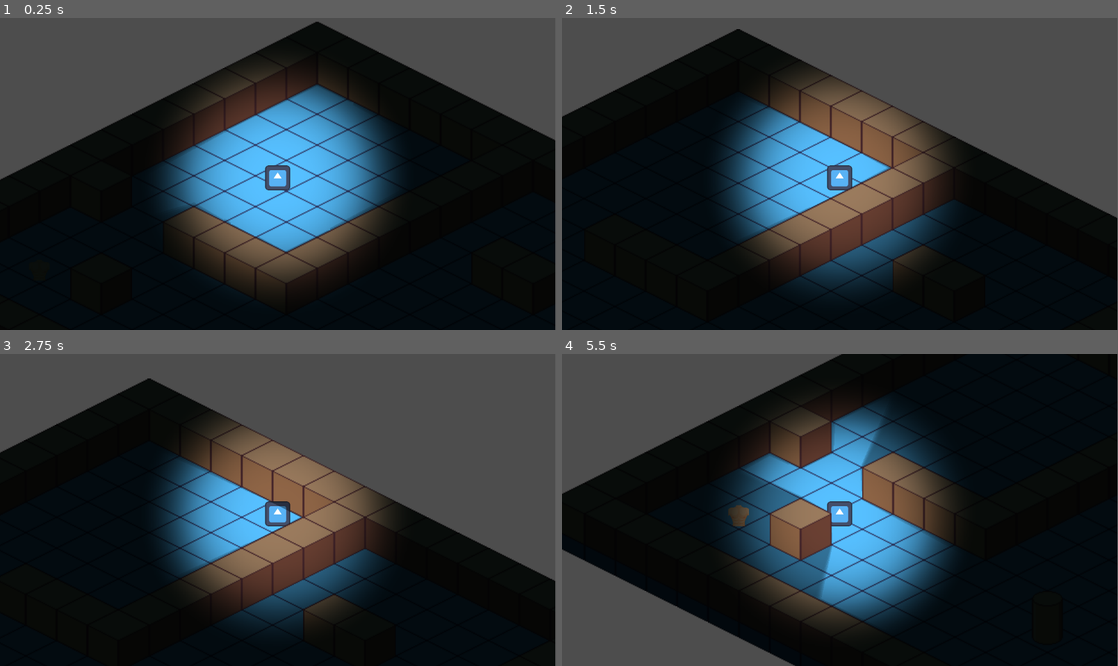
Above: before the commit, frames 1-4 (two rows, left to right).
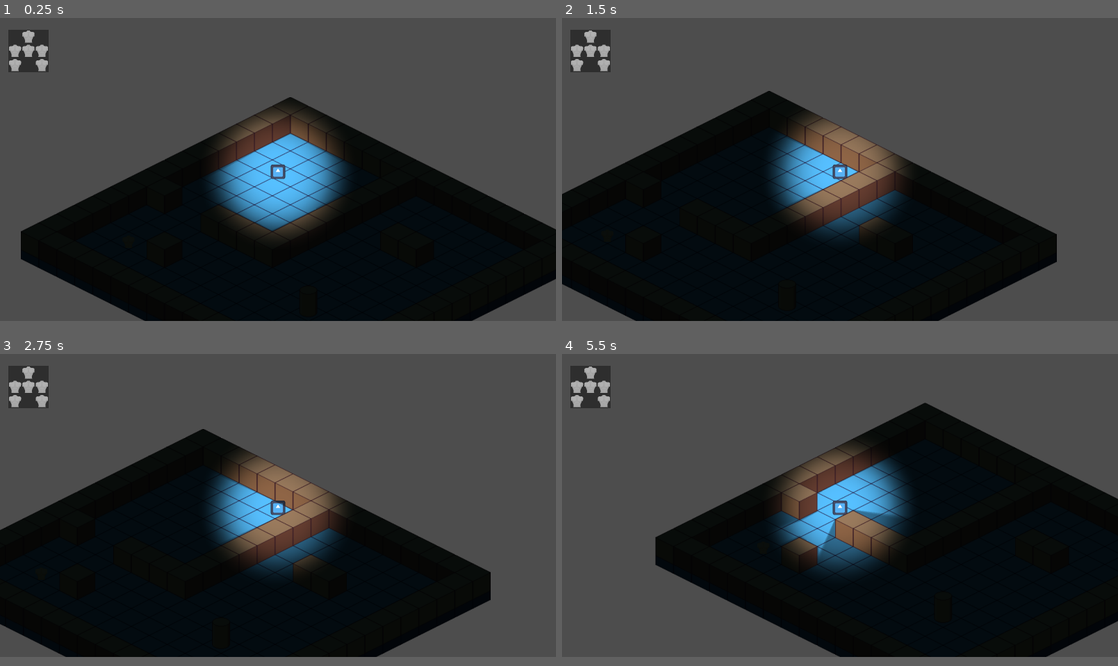
Above: after the commit, the same moments.

Repository: ekaktusz/screamjam2024
Game: Godot game, scene res://Scenes/main.tscn
The game is run twice, just before and just after one commit, with the same random seed, the same clock (stepped at 60 frames per second) and the same inputs. The engine's default icon, where the game draws it, is replaced by a stand-in: a white triangle on a blue panel in a dark square.
Inputs:
- Up to frame 1 (0.25 s): no input
- Up to frame 2 (1.5 s): tap Enter at 0.5 s; hold Right (ui_right) 0.53-1.28 s; hold E (interact) 0.53-1.28 s; hold Down (ui_down) from 1.28 s (still down); tap E (interact) at 1.35 s
- Up to frame 3 (2.75 s): tap Space at 2 s; release Down (ui_down) at 2.03 s; hold Right (ui_right) from 2.03 s (still down); hold E (interact) from 2.03 s (still down)
- Up to frame 4 (5.5 s): tap Enter at 2.75 s; release Right (ui_right) at 2.78 s; release E (interact) at 2.78 s; hold Up (ui_up) 2.78-3.53 s; tap E (interact) at 2.85, 4.35 s; hold E (interact) 3.53-4.28 s; hold Left (ui_left) 3.53-5.03 s; hold Down (ui_down) from 5.03 s (still down); hold E (interact) from 5.03 s (still down)
In our replay, the window is 799x449 before the commit and 800x436 after it. These sizes can differ from the game's own. Grey fills any space a smaller window leaves; there, only what the larger window draws over its background counts as a difference.

The runs differ from the first frame. In frame 1, 46% of the frame differs, in the area x 0-100%, y 1-98%; in frame 2, 41%; in frame 3, 34%; in frame 4, 54%, in the area x 0-100%, y 0-100%.

Commit message:
inventory started

Diff:
--- /dev/null
+++ b/Scenes/Inventory/BodyParts/bodypart.gd
@@ -0,0 +1,17 @@
+extends Node
+
+class_name Bodypart
+
+var bodypart: String
+var is_collected: bool
+
+func _init(part_name: String = "", collected: bool = false):
+	bodypart = part_name
+	is_collected = collected
+
+func get_bodypart() -> String:
+	return bodypart
+
+##todo delete this
+func _to_string():
+	return "{ValueA: %s, ValueB: %s}" % [bodypart, is_collected]
--- /dev/null
+++ b/Scenes/Inventory/Inventory.tscn
@@ -0,0 +1,52 @@
+[gd_scene load_steps=3 format=3 uid="uid://bemdgdebmeocr"]
+
+[ext_resource type="Script" path="res://Scenes/Inventory/inventory.gd" id="1_22qny"]
+[ext_resource type="Texture2D" uid="uid://dean21qahm4" path="res://Scenes/Inventory/BodyParts/bodypart_black_and_white.png" id="1_ccom8"]
+
+[node name="Inventory" type="Control"]
+layout_mode = 3
+anchors_preset = 0
+script = ExtResource("1_22qny")
+
+[node name="PanelContainer" type="PanelContainer" parent="."]
+offset_right = 716.0
+offset_bottom = 755.0
+
+[node name="GridContainer" type="GridContainer" parent="PanelContainer"]
+layout_mode = 2
+columns = 3
+
+[node name="TextureRect" type="TextureRect" parent="PanelContainer/GridContainer"]
+layout_mode = 2
+
+[node name="Head" type="TextureRect" parent="PanelContainer/GridContainer"]
+layout_mode = 2
+texture = ExtResource("1_ccom8")
+
+[node name="TextureRect3" type="TextureRect" parent="PanelContainer/GridContainer"]
+layout_mode = 2
+
+[node name="RightArm" type="TextureRect" parent="PanelContainer/GridContainer"]
+layout_mode = 2
+texture = ExtResource("1_ccom8")
+
+[node name="Body" type="TextureRect" parent="PanelContainer/GridContainer"]
+layout_mode = 2
+texture = ExtResource("1_ccom8")
+
+[node name="LeftArm" type="TextureRect" parent="PanelContainer/GridContainer"]
+layout_mode = 2
+texture = ExtResource("1_ccom8")
+
+[node name="RightLeg" type="TextureRect" parent="PanelContainer/GridContainer"]
+layout_mode = 2
+texture = ExtResource("1_ccom8")
+
+[node name="Empty" type="TextureRect" parent="PanelContainer/GridContainer"]
+light_mask = 2
+visibility_layer = 2
+layout_mode = 2
+
+[node name="LeftLeg" type="TextureRect" parent="PanelContainer/GridContainer"]
+layout_mode = 2
+texture = ExtResource("1_ccom8")
--- /dev/null
+++ b/Scenes/Inventory/inventory.gd
@@ -0,0 +1,19 @@
+extends Control
+
+var inventory: Array[Bodypart] = [
+	Bodypart.new("Head", false),
+	Bodypart.new("Torso", false),
+	Bodypart.new("RightArm", false),
+	Bodypart.new("LeftArm", false),
+	Bodypart.new("RightLeg", false),
+	Bodypart.new("LeftLeg", false),
+]
+
+func collect_item(name: String):
+	for part in inventory:
+		if part.get_bodypart() == name:
+			part.is_collected = true
+
+			print("%s has been collected." % name)
+			for item in inventory:
+				print (item._to_string())
--- a/Scenes/Item/item.gd
+++ b/Scenes/Item/item.gd
@@ -7,11 +7,7 @@
 func _ready() -> void:
 	interaction_area.interact = Callable(self,"_on_interact")
 
-
-# Called every frame. 'delta' is the elapsed time since the previous frame.
-func _process(delta: float) -> void:
-	pass
-
 func _on_interact():
 	print('item picked up')
+	Inventory.collect_item("Torso")
 	queue_free()
--- a/Scenes/Item/item.tscn
+++ b/Scenes/Item/item.tscn
@@ -20,5 +20,4 @@
 
 [node name="CollisionShape2D" type="CollisionShape2D" parent="InteractionArea"]
 position = Vector2(-20, 0)
-scale = Vector2(1, 1)
 shape = SubResource("CircleShape2D_c6utd")
--- a/Scenes/main.tscn
+++ b/Scenes/main.tscn
@@ -1,5 +1,6 @@
-[gd_scene load_steps=6 format=4 uid="uid://ct5a81kc8suuw"]
+[gd_scene load_steps=7 format=4 uid="uid://ct5a81kc8suuw"]
 
+[ext_resource type="PackedScene" uid="uid://bemdgdebmeocr" path="res://Scenes/Inventory/Inventory.tscn" id="1_126r2"]
 [ext_resource type="PackedScene" uid="uid://clflyn1b5u5hp" path="res://Scenes/canvas_modulate.tscn" id="1_cwatj"]
 [ext_resource type="PackedScene" uid="uid://cojbcgpbmq6ui" path="res://Scenes/Tilemap/tile_map_layer_ground_floor.tscn" id="1_rv4jy"]
 [ext_resource type="PackedScene" uid="uid://yspo5jyeg5s0" path="res://Scenes/Character/character_body_2d.tscn" id="2_ssn54"]
@@ -8,6 +9,19 @@
 
 [node name="Main" type="Node2D"]
 y_sort_enabled = true
+position = Vector2(854, 548)
+
+[node name="CanvasLayer" type="CanvasLayer" parent="."]
+
+[node name="Inventory" parent="CanvasLayer" instance=ExtResource("1_126r2")]
+light_mask = 2
+y_sort_enabled = true
+offset_left = 30.0
+offset_top = 42.0
+offset_right = 30.0
+offset_bottom = 42.0
+scale = Vector2(0.2, 0.2)
+size_flags_stretch_ratio = 0.1
 
 [node name="CanvasModulate" parent="." instance=ExtResource("1_cwatj")]
 color = Color(0.0403748, 0.075197, 0.0820313, 1)
@@ -15,7 +29,7 @@
 [node name="Player" parent="." groups=["player"] instance=ExtResource("2_ssn54")]
 z_index = 1
 y_sort_enabled = true
-position = Vector2(114, 24)
+position = Vector2(133, -5)
 
 [node name="TileMapLayerGroundFloor" parent="." instance=ExtResource("1_rv4jy")]
 position = Vector2(187, 22)
@@ -28,6 +42,6 @@
 tile_map_data = PackedByteArray("AAD8/wIAAAAAAAQAAAD7/wEAAAAAAAQAAAD6/wEAAAAAAAQAAAD3////AAAAAAQAAAD2////AAAAAAQAAAD3// …(1104 unchanged characters)…
 metadata/_edit_lock_ = true
 
-[node name="Item" parent="." instance=ExtResource("5_57x4r")]
+[node name="Torso" parent="." instance=ExtResource("5_57x4r")]
 y_sort_enabled = true
 position = Vector2(-131, 120)
--- a/project.godot
+++ b/project.godot
@@ -18,6 +18,12 @@
 [autoload]
 
 InteractionManager="*res://Scenes/Interaction/InteractionManager.tscn"
+Inventory="*res://Scenes/Inventory/inventory.gd"
+
+[display]
+
+window/size/viewport_width=1980
+window/size/viewport_height=1080
 
 [input]
 
Binary file added: Scenes/Inventory/BodyParts/bodypart_black_and_white.png
Not shown, added: Scenes/Inventory/BodyParts/bodypart_black_and_white.png.import
Binary file added: Scenes/Inventory/BodyParts/bodypart_colored.png
Not shown, added: Scenes/Inventory/BodyParts/bodypart_colored.png.import
